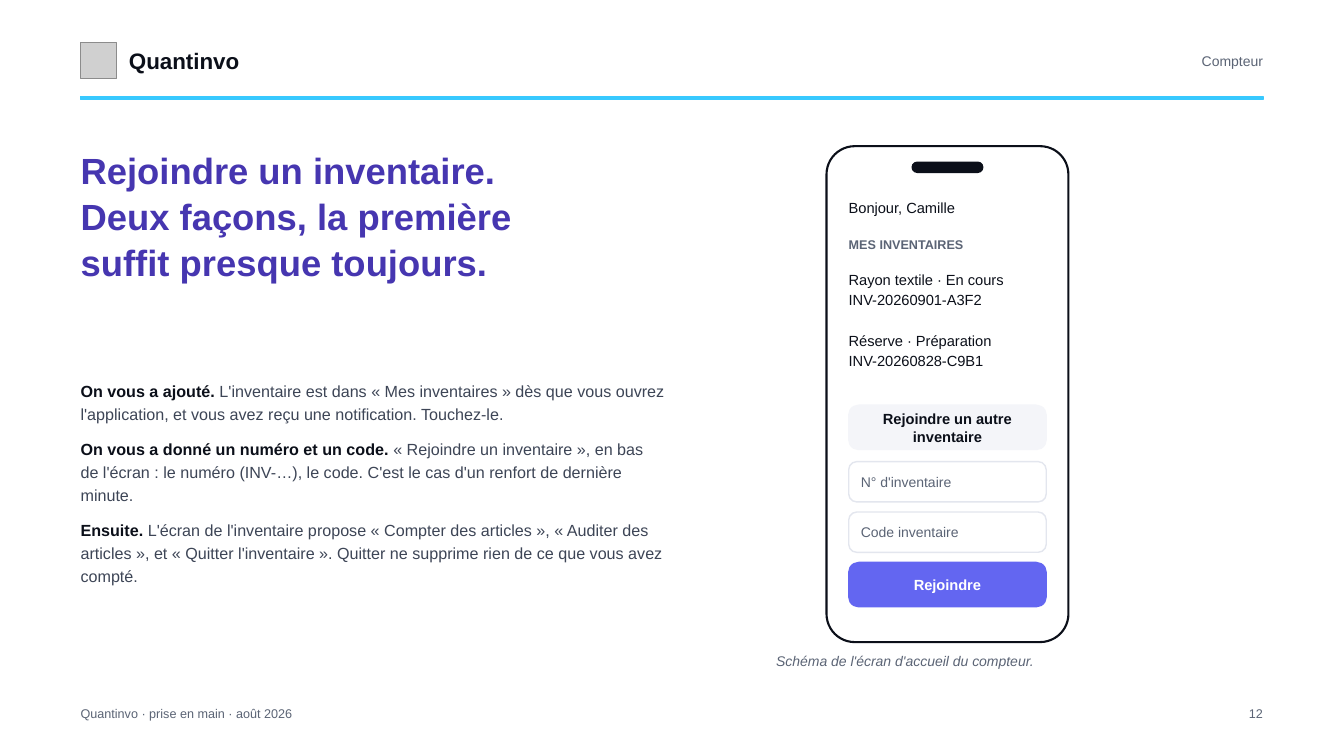
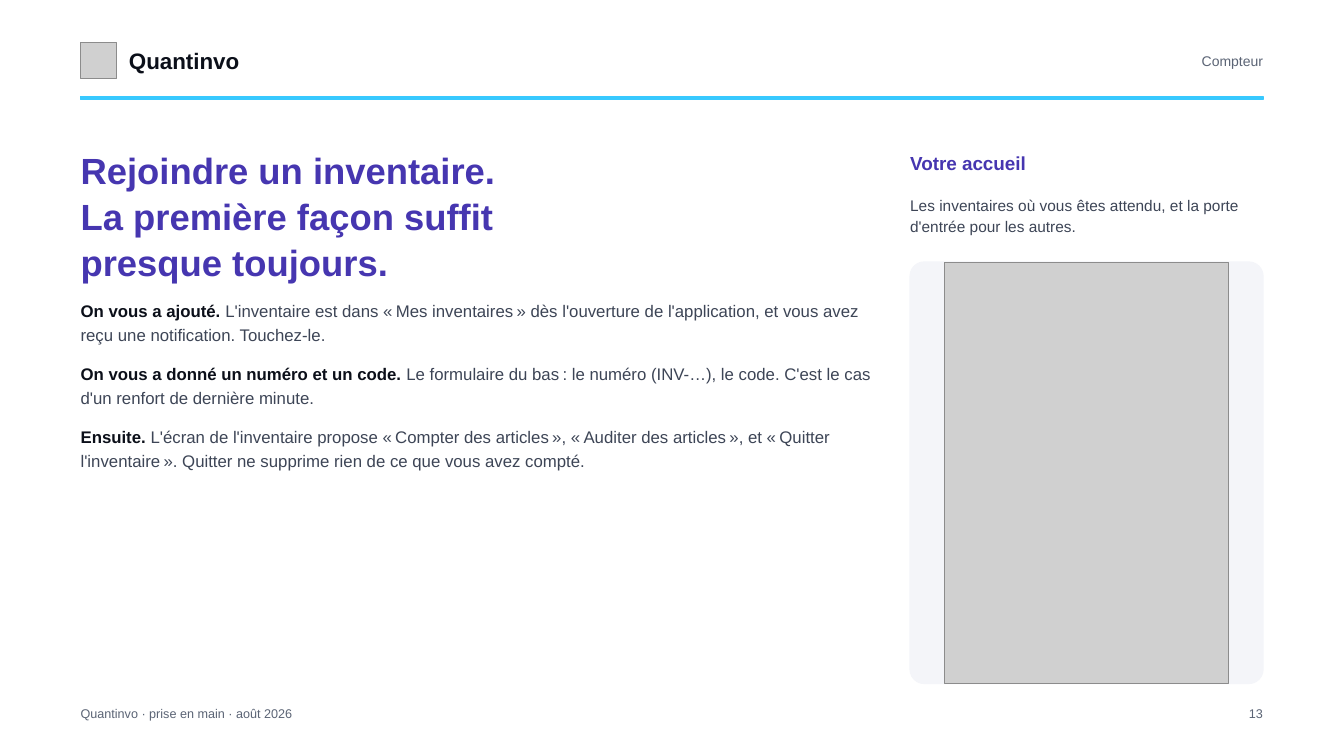
Before and after one commit to devkaylab/Inventaire, a slide deck: slide 13 of docs/entreprise/deck/Quantinvo-prise-en-main.pptx (slide 12 before the commit). Drawn at 1344x756 pixels with LibreOffice and Linux fonts; fonts in the diff are those of the drawing; grey boxes stand for pictures. Boxes give left, top, right and bottom in pixels: in the first picture for what was removed or moved away, otherwise in the second. Text is boxed around its words. In the diff, an @@ line names an element or a change of style, - is before the commit and + after.

```diff
--- a/docs/entreprise/deck/Quantinvo-prise-en-main.pptx
+++ b/docs/entreprise/deck/Quantinvo-prise-en-main.pptx
@@ rounded rectangle removed at box(827, 146, 1069, 642) @@
@@ text at box(81, 157, 495, 283): text changed @@
-Rejoindre un inventaire. Deux façons, la première suffit presque toujours.
+Rejoindre un inventaire. La première façon suffit presque toujours.
@@ text added at box(910, 156, 1026, 170), 13.5 pt, text #4636B0, bold @@
+Votre accueil
@@ rounded rectangle removed at box(912, 162, 983, 172) @@
@@ text removed at box(849, 202, 955, 216) @@
-Bonjour, Camille
@@ text added at box(910, 199, 1238, 235), 11 pt, text #3D4556 @@
+Les inventaires où vous êtes attendu, et la porte d'entrée pour les autres.
@@ text removed at box(849, 240, 964, 249) @@
-MES INVENTAIRES
@@ rounded rectangle added at box(910, 262, 1263, 684), fill #F4F5F9, outline #F4F5F9 1 pt @@
@@ picture added at box(945, 262, 1229, 684) @@
@@ text "On vous a ajouté. L'inventaire ...": place and size @@
-text "On vous a ajouté. L'inventaire ..." at box(81, 385, 664, 586)
+text "On vous a ajouté. L'inventaire ..." at box(81, 304, 870, 471)
@@ text removed at box(849, 274, 1004, 305) @@
-Rayon textile · En cours
-INV-20260901-A3F2
@@ text at box(81, 304, 870, 404): text changed; size 11.5 to 12 pt @@
-On vous a ajouté. L'inventaire est dans « Mes inventaires » dès que vous ouvrez l'application, et vous avez reçu une notification. Touchez-le.
-On vous a donné un numéro et un code. « Rejoindre un inventaire », en bas de l'écran : le numéro (INV-…), le code. C'est le cas d'un renfort de dernière minute.
+On vous a ajouté. L'inventaire est dans « Mes inventaires » dès l'ouverture de l'application, et vous avez reçu une notification. Touchez-le.
+On vous a donné un numéro et un code. Le formulaire du bas : le numéro (INV-…), le code. C'est le cas d'un renfort de dernière minute.
@@ text removed at box(849, 335, 991, 366) @@
-Réserve · Préparation
-INV-20260828-C9B1
@@ rounded rectangle removed at box(849, 405, 1047, 450) @@
@@ text removed at box(883, 413, 1012, 442) @@
-Rejoindre un autre inventaire
@@ text at box(81, 430, 829, 471): size 11.5 to 12 pt in "Ensuite. L'écran de l'inventaire propose « Compter ..."; more space between paragraphs @@
@@ rounded rectangle removed at box(849, 462, 1047, 502) @@
@@ text removed at box(861, 477, 951, 487) @@
-N° d'inventaire
@@ rounded rectangle removed at box(849, 512, 1047, 553) @@
@@ text removed at box(861, 527, 959, 537) @@
-Code inventaire
@@ rounded rectangle removed at box(849, 563, 1047, 607) @@
@@ text removed at box(914, 579, 981, 593) @@
-Rejoindre
@@ text removed at box(776, 655, 1034, 669) @@
-Schéma de l'écran d'accueil du compteur.
```
Also in this commit, not shown: 12 other slides changed, 6 slides added, 2 slides removed, 30 other files.
